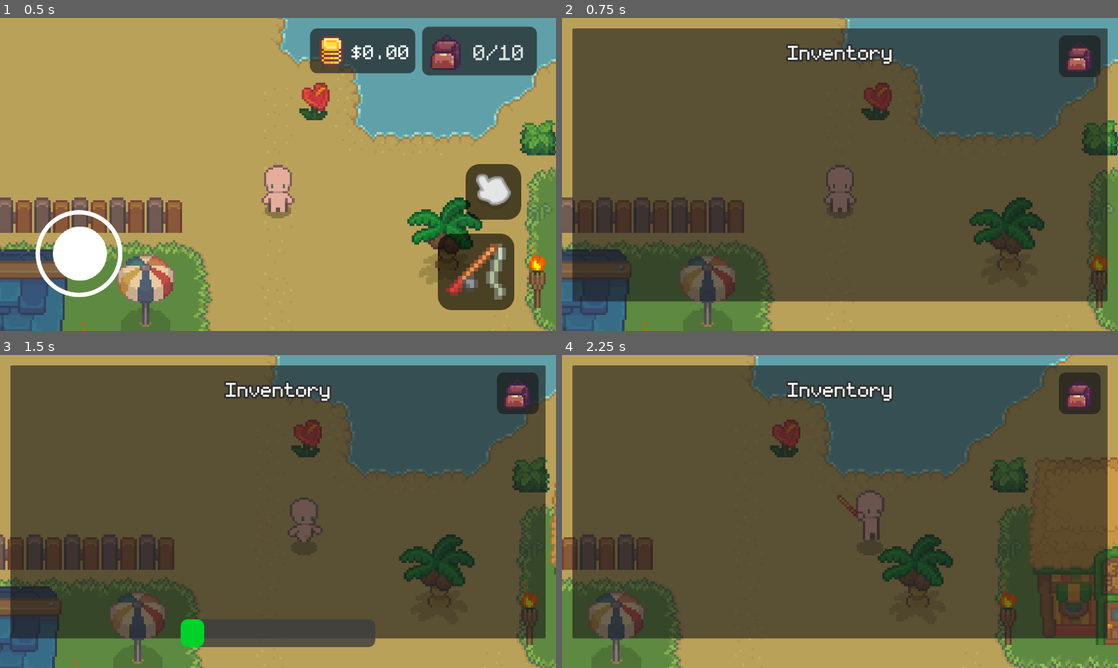
Above: before the commit, frames 1-4 (two rows, left to right).
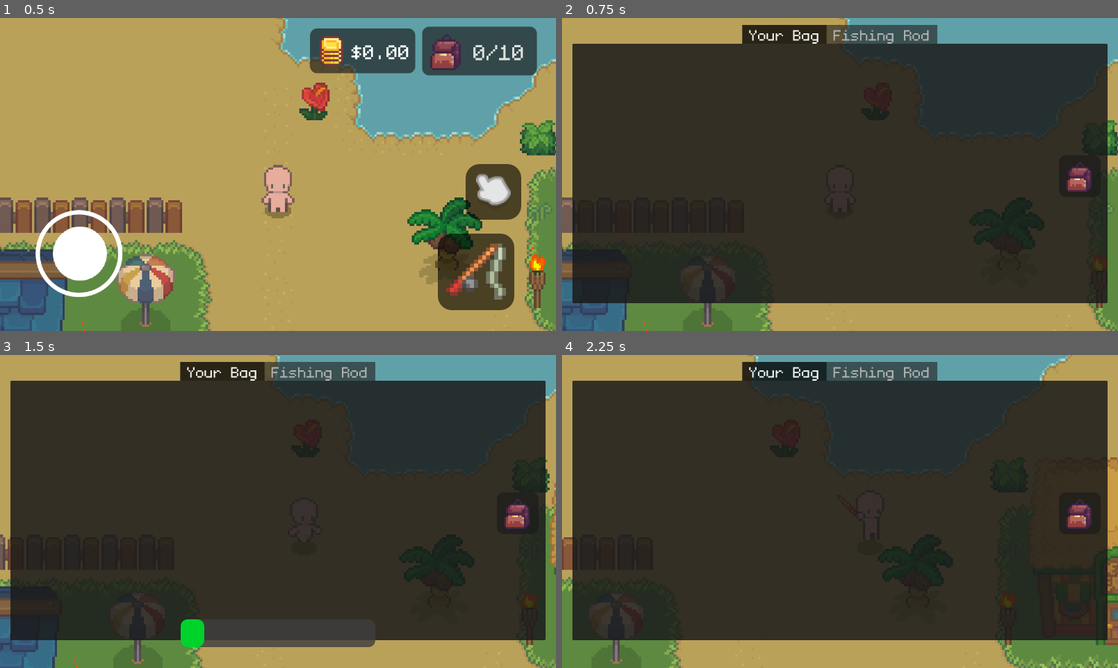
Above: after the commit, the same moments.

Repository: minotaa/rhode-island
Game: Godot game, scene res://scenes/game.tscn
Two runs of this game, one before a commit and one after it. Both use one fixed random seed, a clock stepped at 60 frames per second and the inputs below.
Inputs (mouse positions are in pixels of both pictures, inside the frame that each line leads up to):
- Up to frame 1 (0.5 s): no input
- Up to frame 2 (0.75 s): click "0/10" at 0.5 s
- Up to frame 3 (1.5 s): tap Enter at 1.25 s; move the mouse to (400, 495) at 1.27 s; hold D (right) from 1.28 s (still down); hold F (fish) from 1.28 s (still down); click (400, 495) at 1.42 s
- Up to frame 4 (2.25 s): release D (right) at 2 s; release F (fish) at 2 s; drag from (728, 527) to (895, 527) at 2.02 s

Frame 1 is identical in both runs. In frame 2, 78% of the frame differs, in the area x 1-99%, y 2-92%; in frame 3, 76%; in frame 4, 79%.

Commit message:
code stuff to help with progression ig

Diff:
--- a/scenes/ui.tscn
+++ b/scenes/ui.tscn
@@ -115,6 +115,30 @@
 font = ExtResource("17_g0huu")
 font_size = 72
 
+[sub_resource type="StyleBoxFlat" id="StyleBoxFlat_7078t"]
+content_margin_left = 16.0
+content_margin_right = 16.0
+bg_color = Color(0.143069, 0.128853, 0.114626, 0.745098)
+
+[sub_resource type="StyleBoxFlat" id="StyleBoxFlat_a1s4r"]
+content_margin_left = 16.0
+content_margin_right = 16.0
+
+[sub_resource type="StyleBoxFlat" id="StyleBoxFlat_djtna"]
+content_margin_left = 16.0
+content_margin_right = 16.0
+bg_color = Color(0.0117647, 0.0117647, 0.0117647, 0.792157)
+
+[sub_resource type="StyleBoxFlat" id="StyleBoxFlat_gfyfq"]
+content_margin_left = 16.0
+content_margin_right = 16.0
+bg_color = Color(0.0980392, 0.0980392, 0.0980392, 0.658824)
+
+[sub_resource type="StyleBoxFlat" id="StyleBoxFlat_rkivi"]
+content_margin_left = 16.0
+content_margin_right = 16.0
+bg_color = Color(0.141176, 0.141176, 0.141176, 0.635294)
+
 [sub_resource type="RectangleShape2D" id="RectangleShape2D_21cbf"]
 size = Vector2(115, 115)
 
@@ -438,26 +462,31 @@
 grow_horizontal = 2
 grow_vertical = 2
 
-[node name="Panel" type="Panel" parent="Main/Inventory"]
-layout_mode = 1
-anchors_preset = 8
-anchor_left = 0.5
-anchor_top = 0.5
-anchor_right = 0.5
-anchor_bottom = 0.5
-offset_left = -616.0
-offset_top = -336.0
-offset_right = 616.0
-offset_bottom = 292.0
-grow_horizontal = 2
-grow_vertical = 2
-
-[node name="TouchScreenButton" type="TouchScreenButton" parent="Main/Inventory/Panel"]
-position = Vector2(1168, 64)
+[node name="TabContainer" type="TabContainer" parent="Main/Inventory"]
+layout_mode = 0
+offset_left = 24.0
+offset_top = 16.0
+offset_right = 1256.0
+offset_bottom = 656.0
+theme_override_fonts/font = ExtResource("17_g0huu")
+theme_override_font_sizes/font_size = 54
+theme_override_styles/tab_focus = SubResource("StyleBoxFlat_7078t")
+theme_override_styles/tab_disabled = SubResource("StyleBoxFlat_a1s4r")
+theme_override_styles/tab_selected = SubResource("StyleBoxFlat_djtna")
+theme_override_styles/tab_hovered = SubResource("StyleBoxFlat_gfyfq")
+theme_override_styles/tab_unselected = SubResource("StyleBoxFlat_rkivi")
+tab_alignment = 1
+current_tab = 0
+
+[node name="Your Bag" type="Panel" parent="Main/Inventory/TabContainer"]
+layout_mode = 2
+
+[node name="TouchScreenButton" type="TouchScreenButton" parent="Main/Inventory/TabContainer/Your Bag"]
+position = Vector2(1168, 305)
 shape = SubResource("RectangleShape2D_21cbf")
 script = ExtResource("8_dm5ih")
 
-[node name="Close Button" type="Button" parent="Main/Inventory/Panel/TouchScreenButton"]
+[node name="Close Button" type="Button" parent="Main/Inventory/TabContainer/Your Bag/TouchScreenButton"]
 auto_translate_mode = 1
 texture_filter = 1
 anchors_preset = 8
@@ -481,27 +510,33 @@
 icon = ExtResource("8_otfdw")
 expand_icon = true
 
-[node name="ScrollContainer" type="ScrollContainer" parent="Main/Inventory/Panel"]
+[node name="ScrollContainer" type="ScrollContainer" parent="Main/Inventory/TabContainer/Your Bag"]
 custom_minimum_size = Vector2(2.08165e-12, 128)
-layout_mode = 0
+layout_mode = 1
+anchors_preset = 4
+anchor_top = 0.5
+anchor_bottom = 0.5
 offset_left = 48.0
-offset_top = 136.0
-offset_right = 1200.0
-offset_bottom = 600.0
-
-[node name="GridContainer" type="VBoxContainer" parent="Main/Inventory/Panel/ScrollContainer"]
+offset_top = -255.5
+offset_right = 1096.0
+offset_bottom = 264.5
+grow_vertical = 2
+
+[node name="GridContainer" type="VBoxContainer" parent="Main/Inventory/TabContainer/Your Bag/ScrollContainer"]
 custom_minimum_size = Vector2(2.08165e-12, 128)
 layout_mode = 2
 theme_override_constants/separation = 76
 
-[node name="InventoryItem" parent="Main/Inventory/Panel/ScrollContainer/GridContainer" instance=ExtResource("8_d0ynw")]
-layout_mode = 2
-
-[node name="InventoryItem2" parent="Main/Inventory/Panel/ScrollContainer/GridContainer" instance=ExtResource("8_d0ynw")]
-layout_mode = 2
-
-[node name="Title" type="Label" parent="Main/Inventory/Panel"]
-auto_translate_mode = 1
+[node name="InventoryItem" parent="Main/Inventory/TabContainer/Your Bag/ScrollContainer/GridContainer" instance=ExtResource("8_d0ynw")]
+layout_mode = 2
+size_flags_horizontal = 0
+
+[node name="InventoryItem2" parent="Main/Inventory/TabContainer/Your Bag/ScrollContainer/GridContainer" instance=ExtResource("8_d0ynw")]
+layout_mode = 2
+
+[node name="Title" type="Label" parent="Main/Inventory/TabContainer/Your Bag"]
+auto_translate_mode = 1
+visible = false
 layout_mode = 1
 anchors_preset = 5
 anchor_left = 0.5
@@ -513,6 +548,10 @@
 grow_horizontal = 2
 text = "Inventory"
 label_settings = SubResource("LabelSettings_a8nlh")
+
+[node name="Fishing Rod" type="Panel" parent="Main/Inventory/TabContainer"]
+visible = false
+layout_mode = 2
 
 [node name="BobberProgress" type="Control" parent="Main"]
 visible = false
@@ -745,8 +784,8 @@
 [connection signal="released" from="Main/Buttons/TouchScreenButton2" to="Main/Buttons/TouchScreenButton2" method="_on_released"]
 [connection signal="pressed" from="Main/Inventory Button/TouchScreenButton" to="Main/Inventory Button/TouchScreenButton" method="_on_pressed"]
 [connection signal="released" from="Main/Inventory Button/TouchScreenButton" to="Main/Inventory Button/TouchScreenButton" method="_on_released"]
-[connection signal="pressed" from="Main/Inventory/Panel/TouchScreenButton" to="Main/Inventory/Panel/TouchScreenButton" method="_on_pressed"]
-[connection signal="released" from="Main/Inventory/Panel/TouchScreenButton" to="Main/Inventory/Panel/TouchScreenButton" method="_on_released"]
+[connection signal="pressed" from="Main/Inventory/TabContainer/Your Bag/TouchScreenButton" to="Main/Inventory/TabContainer/Your Bag/TouchScreenButton" method="_on_pressed"]
+[connection signal="released" from="Main/Inventory/TabContainer/Your Bag/TouchScreenButton" to="Main/Inventory/TabContainer/Your Bag/TouchScreenButton" method="_on_released"]
 [connection signal="button_down" from="Shop/Panel/Button" to="Shop/Panel/Button" method="_on_button_down"]
 [connection signal="button_up" from="Shop/Panel/Button" to="Shop/Panel/Button" method="_on_button_up"]
 [connection signal="pressed" from="Shop/Panel/Button" to="Shop/Panel/Button" method="_on_pressed"]
--- /dev/null
+++ b/scripts/FishingRod.gd
@@ -0,0 +1,2 @@
+extends ItemType
+class_name FishingRod
--- a/scripts/ItemStack.gd
+++ b/scripts/ItemStack.gd
@@ -3,3 +3,4 @@
 
 var amount: int = 0
 var type: ItemType
+var data = {}
--- a/scripts/Items.gd
+++ b/scripts/Items.gd
@@ -213,7 +213,7 @@
 	bream.sell_price = 12.50
 	bream.reel_weight = 40
 	bream.reel_location = "beach"
-	bream.atlas_region_x = 72.0
+	bream.atlas_region_x = 80.0
 	bream.atlas_region_y = 16.0
 	fish_list.append(bream)
 
--- a/scripts/Player.gd
+++ b/scripts/Player.gd
@@ -35,10 +35,10 @@
 
 func open_inventory() -> void:
 	#$"UI/Main/Inventory/TouchScreenButton/Close Button".text = str(inventory.list.size()) + "/" + str(inventory.max_capacity)
-	for children in $UI/Main/Inventory/Panel/ScrollContainer/GridContainer.get_children():
+	for children in $"UI/Main/Inventory/TabContainer/Your Bag/ScrollContainer/GridContainer".get_children():
 		children.queue_free()
 	#print(Inventory.max_capacity)
-	$"UI/Main/Inventory/Panel/ScrollContainer/GridContainer"
+	$"UI/Main/Inventory/TabContainer/Your Bag/ScrollContainer/GridContainer"
 	var count = 0
 	for i in Inventory.list:
 		count += 1
@@ -48,8 +48,8 @@
 		if i.type is Fish:
 			object.set_sprite(i.type.atlas_region_x, i.type.atlas_region_y, i.type.atlas_region_w, i.type.atlas_region_h)
 		object.set_text("x" + str(i.amount) + " " + i.type.name + "\t" + "...................." + "$" + buck_fiddy(i.type.sell_price * i.amount))
-		$UI/Main/Inventory/Panel/ScrollContainer/GridContainer.add_child(object)
-	$UI/Main/Inventory/Panel/ScrollContainer/GridContainer.custom_minimum_size = Vector2(1000, count * 80)
+		$"UI/Main/Inventory/TabContainer/Your Bag/ScrollContainer/GridContainer".add_child(object)
+	$"UI/Main/Inventory/TabContainer/Your Bag/ScrollContainer/GridContainer".custom_minimum_size = Vector2(1000, count * 80)
 	$UI/Main/Inventory.visible = !$UI/Main/Inventory.visible
 	if $UI/Main/Inventory.visible == true:
 		$UI/Main/Joystick.visible = false
@@ -362,13 +362,11 @@
 	move_and_slide()
 
 func buck_fiddy(float_number: float) -> String:
-	var formatted_string = str(floor(float_number * 100) / 100) # Round down to two decimal points
-	if float(float_number) == int(float_number):
-		formatted_string += ".00"
-	else:
-		var decimal_part = float_number - int(float_number)
-		if abs(decimal_part * 100 - round(decimal_part * 100)) < 0.0001: # Check if decimal part rounds to 0
-			formatted_string += "0"
+	var rounded_value = round(float_number * 100) / 100.0
+
+	# Convert to string with fixed-point notation
+	var formatted_string = "%.2f" % [rounded_value]
+
 	return formatted_string
 
 var tween: Tween
Not shown: 1 places in scenes/ui.tscn that only renumber resources
